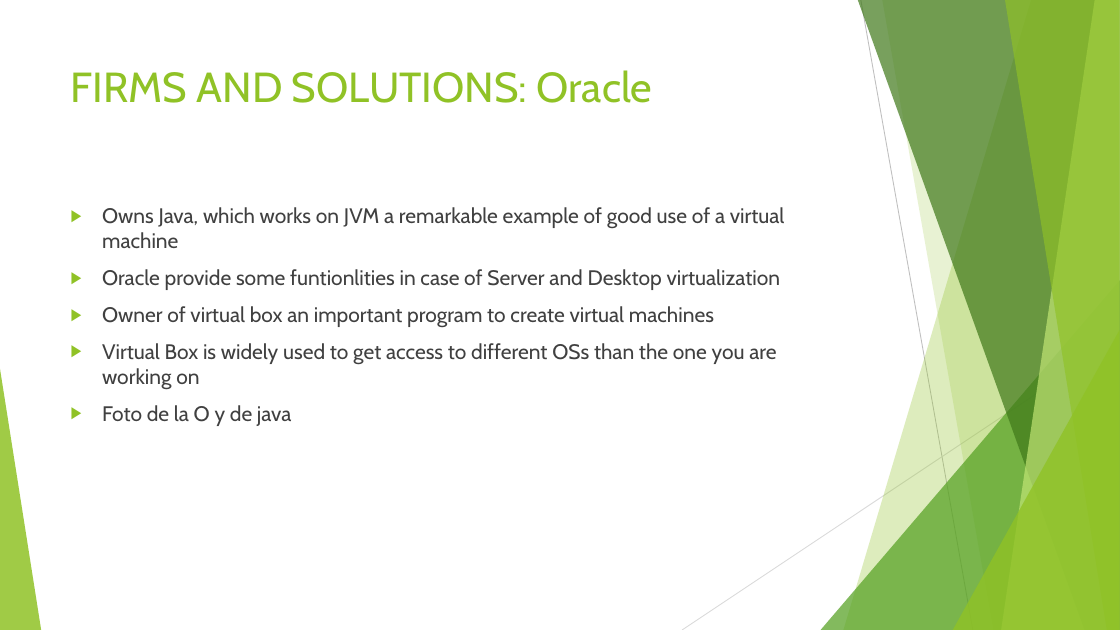
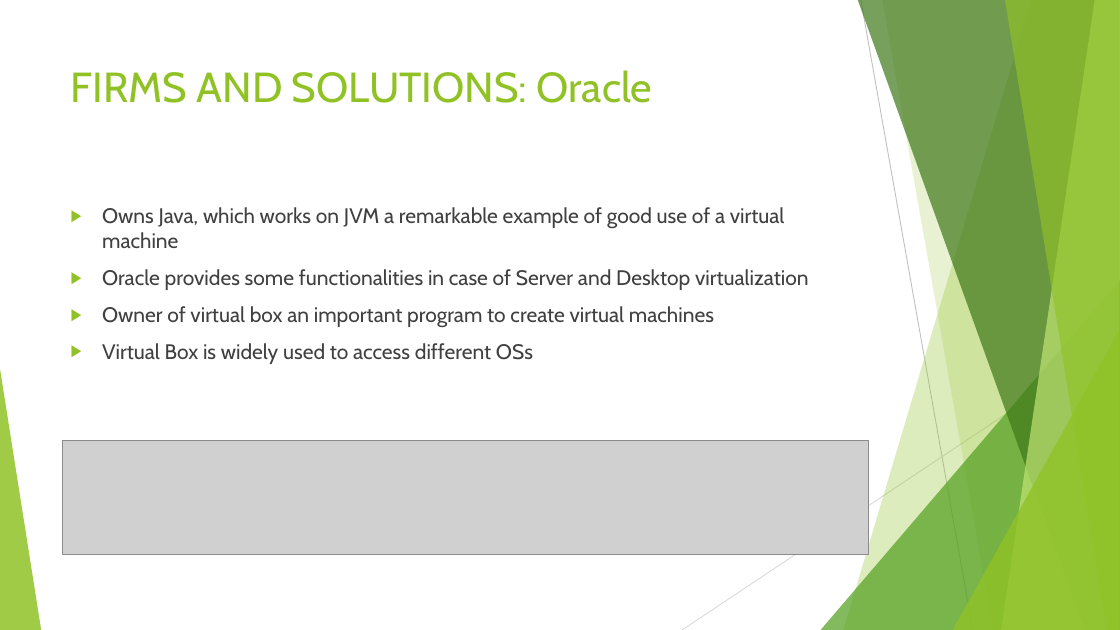
Before and after one commit to SergioFaya/OS, a slide deck: slide 4 of Teamwork OS/MySlides.pptx (slide 5 before the commit). Drawn at 1120x630 pixels with LibreOffice and Linux fonts; fonts in the diff are those of the drawing; grey boxes stand for pictures. Boxes give left, top, right and bottom in pixels: in the first picture for what was removed or moved away, otherwise in the second. Text is boxed around its words. In the diff, an @@ line names an element or a change of style, - is before the commit and + after.

```diff
--- a/Teamwork OS/MySlides.pptx
+++ b/Teamwork OS/MySlides.pptx
@@ text at [102,269,809,290]: text changed @@
-▶ Oracle provide some funtionlities in case of Server and Desktop virtualization
+▶ Oracle provides some functionalities in case of Server and Desktop virtualization
@@ text at [102,343,533,364]: text changed @@
-▶ Virtual Box is widely used to get access to different OSs than the one you are working on
-▶ Foto de la O y de java
+▶ Virtual Box is widely used to access different OSs
@@ picture added at [62,440,869,555] @@
```
Also in this commit, not shown: 4 other slides changed, 1 slide added, 1 slide removed, 1 other file.
